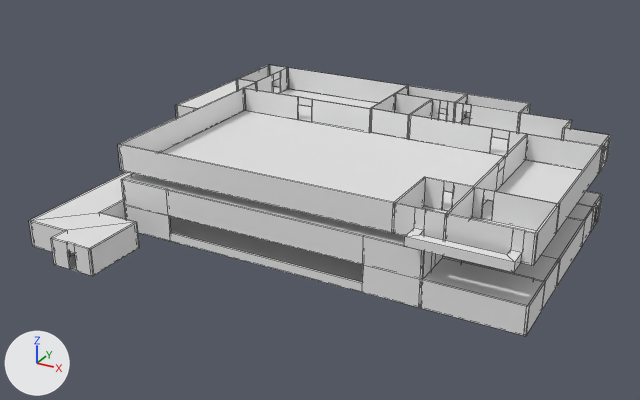
Before and after pictures for a commit that changed the Blender file vongott/Assets/Mesh/Maps/la_guardia_air_terminal.blend.
Camera for both pictures: a 50 mm camera at (40.5, -86.5, 42.4) aimed at (-4.7, -4.4, 1.4). Arrows for +X, +Y and +Z are at lower left; the lights stay in place. Mesh edges are drawn as thin lines. Materials are left out; every surface is plain grey.

In view in the first picture: 'map_la_guardia_air_terminal'.
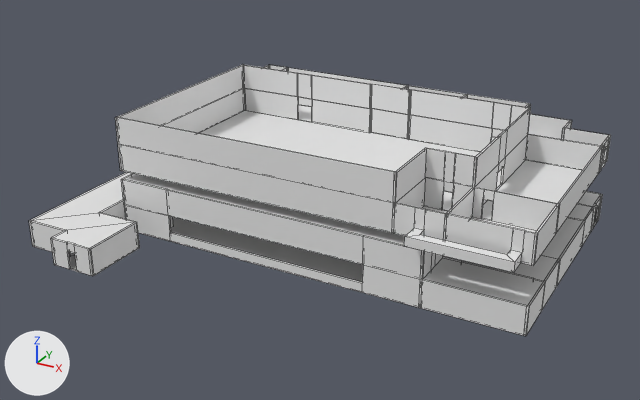
Location of each change, [x1, y1, x2, y2] in pixels of the pictures (640 x 400 px):
part 1 of me_cube_001, built on: before [118, 87, 528, 211]; after [115, 65, 531, 211]

The edits, one by one:
me_cube_001 is used by ob_map_la_guardia_air_terminal; location (0.0, 0.0, 0.0).
me_cube_001 had 888 vertices, 951 faces and spanned x -32.1..24.1, y -29.1..26.1, z 0.0..10.0.
me_cube_001 now has 1000 vertices, 1048 faces and spans x -32.1..24.1, y -29.1..26.1, z 0.0..13.0.
Part 1, on me_cube_001:
28 faces are deleted.
48 new vertices lie (0.0, 0.0, 3.0) away from vertices in x -21.1..16.1, y -19.1..5.1, z 10.0.
77 new faces join them.
